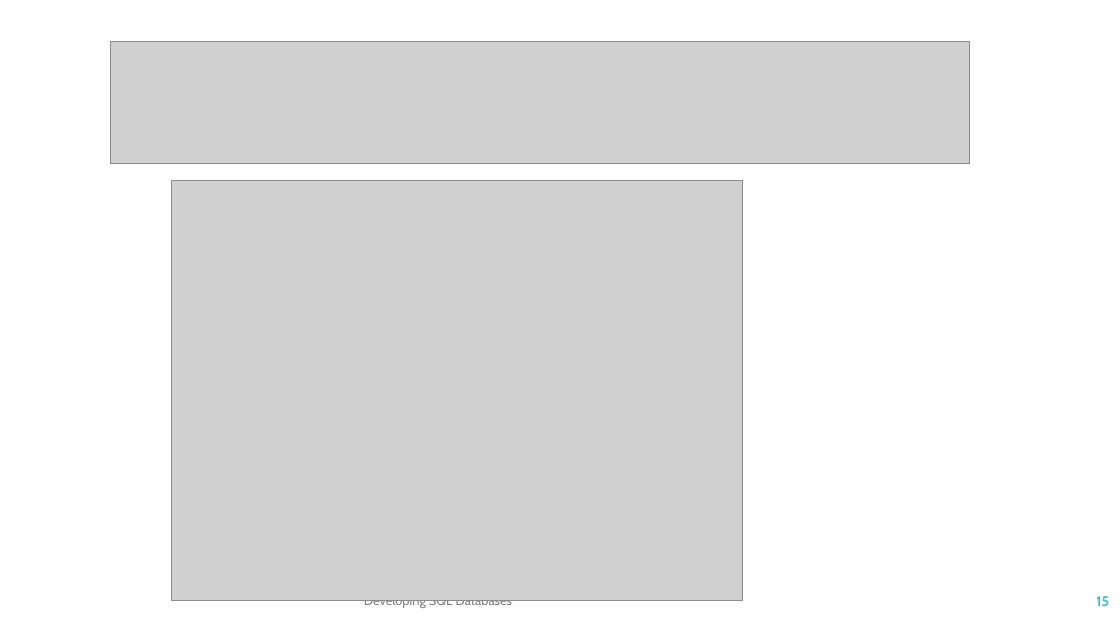
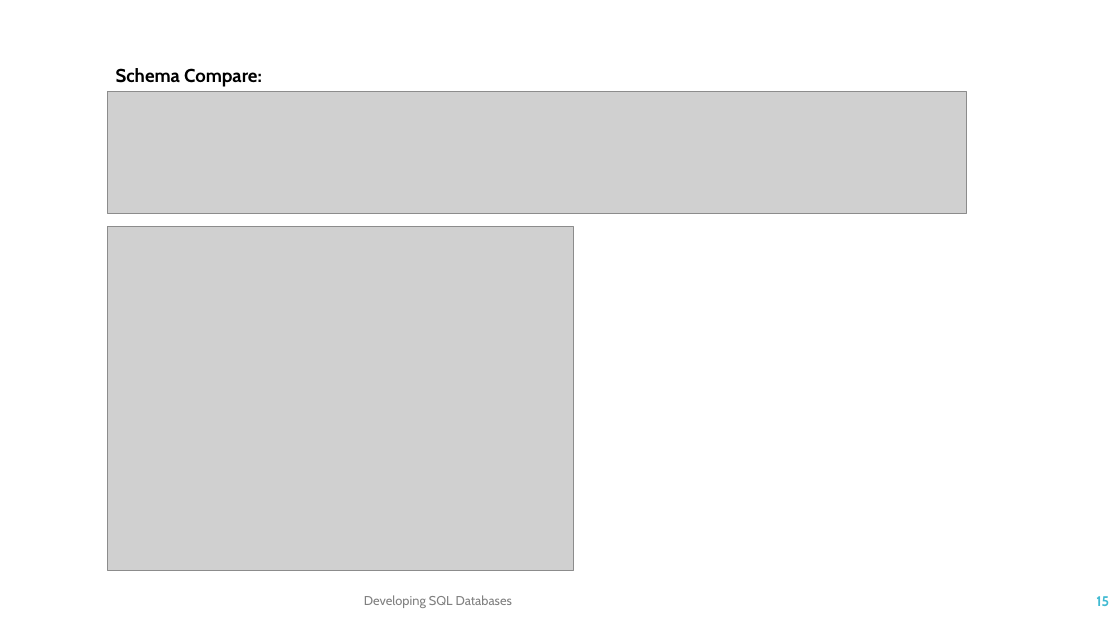
Before and after one commit to TKostyrka/70762DevSQLDB, a slide deck: slide 15 of DEVSQL_00_Intro/DEVSQL_00B_SSDT.pptx. Drawn at 1120x630 pixels with LibreOffice and Linux fonts; fonts in the diff are those of the drawing; grey boxes stand for pictures. Boxes give left, top, right and bottom in pixels: in the first picture for what was removed or moved away, otherwise in the second. Text is boxed around its words. In the diff, an @@ line names an element or a change of style, - is before the commit and + after.

```diff
--- a/DEVSQL_00_Intro/DEVSQL_00B_SSDT.pptx
+++ b/DEVSQL_00_Intro/DEVSQL_00B_SSDT.pptx
@@ text added at box(116, 68, 262, 87), 16 pt, text #000000, bold @@
+Schema Compare:
@@ picture: place and size @@
-picture at box(111, 42, 970, 164)
+picture at box(108, 92, 966, 213)
@@ picture: place and size @@
-picture at box(172, 181, 744, 601)
+picture at box(108, 227, 574, 571)
```
Also in this commit, not shown: 6 other slides changed, 1 slide added, 1 other file.
